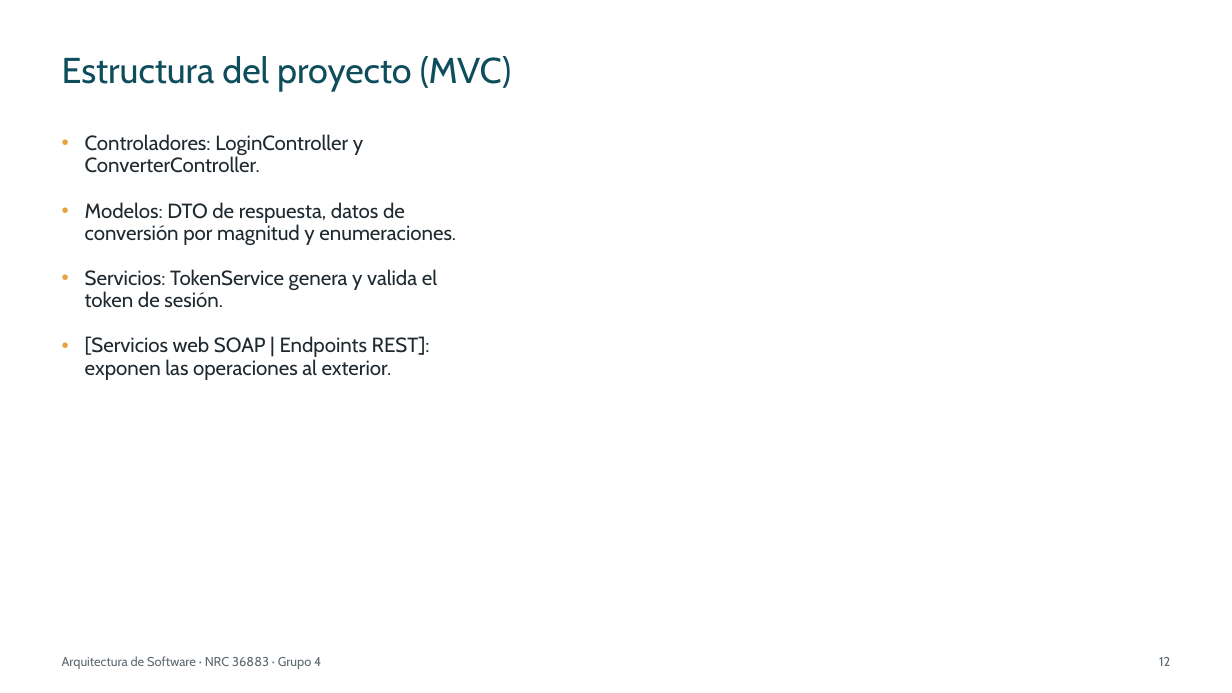
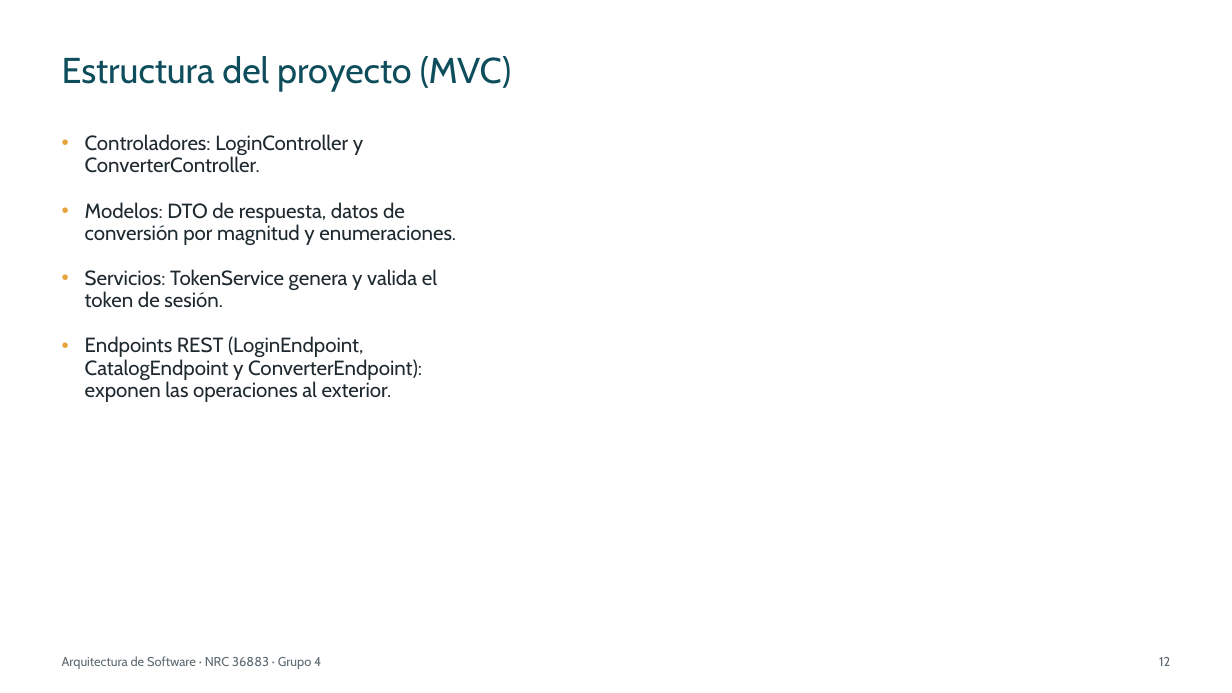
Before and after one commit to IMarcusDev/TI.1.4.-PAO202651_RESTFUL_DOTNET_SINBDD_NRC_36883_GR04, a slide deck: slide 12 of 05. DOCUMENTACION/PRESENTACION TI.1.4. RESTFUL sin BDD en DOTNET GR4.pptx. Drawn at 1232x693 pixels with LibreOffice and Linux fonts; fonts in the diff are those of the drawing. Boxes give left, top, right and bottom in pixels: in the first picture for what was removed or moved away, otherwise in the second. Text is boxed around its words. In the diff, an @@ line names an element or a change of style, - is before the commit and + after.

```diff
--- a/05. DOCUMENTACION/PRESENTACION TI.1.4. RESTFUL sin BDD en DOTNET GR4.pptx
+++ b/05. DOCUMENTACION/PRESENTACION TI.1.4. RESTFUL sin BDD en DOTNET GR4.pptx
@@ text at bbox=[85, 336, 422, 402]: text changed @@
-• [Servicios web SOAP | Endpoints REST]: exponen las operaciones al exterior.
+• Endpoints REST (LoginEndpoint, CatalogEndpoint y ConverterEndpoint): exponen las operaciones al exterior.
```
Also in this commit, not shown: 27 other slides changed.
